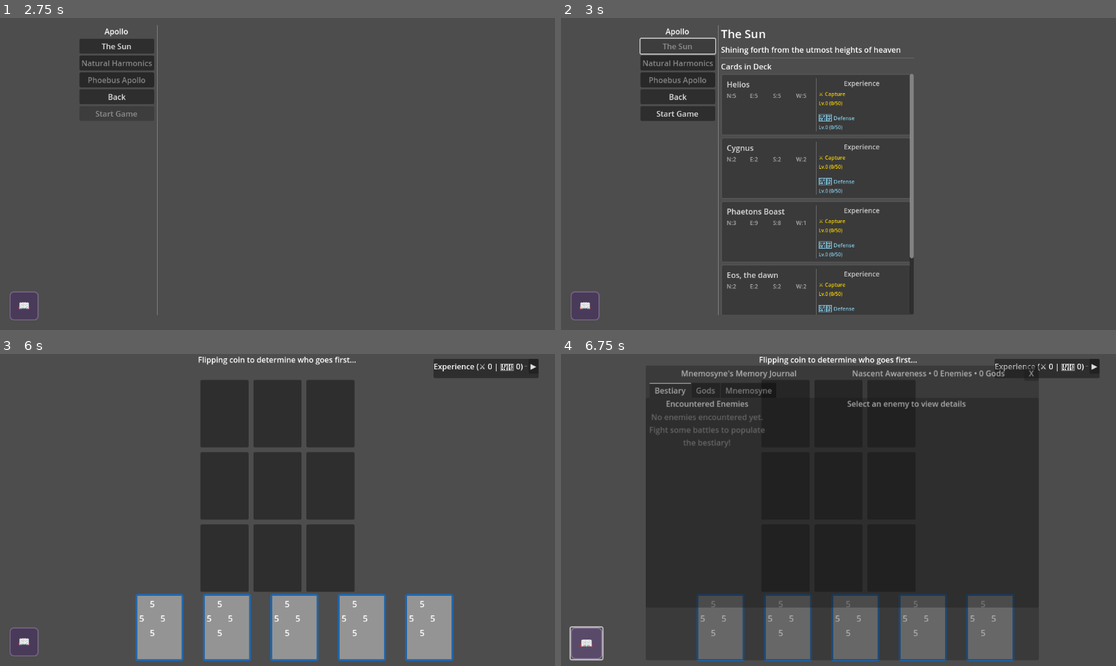
Above: before the commit, frames 1-4 (two rows, left to right).
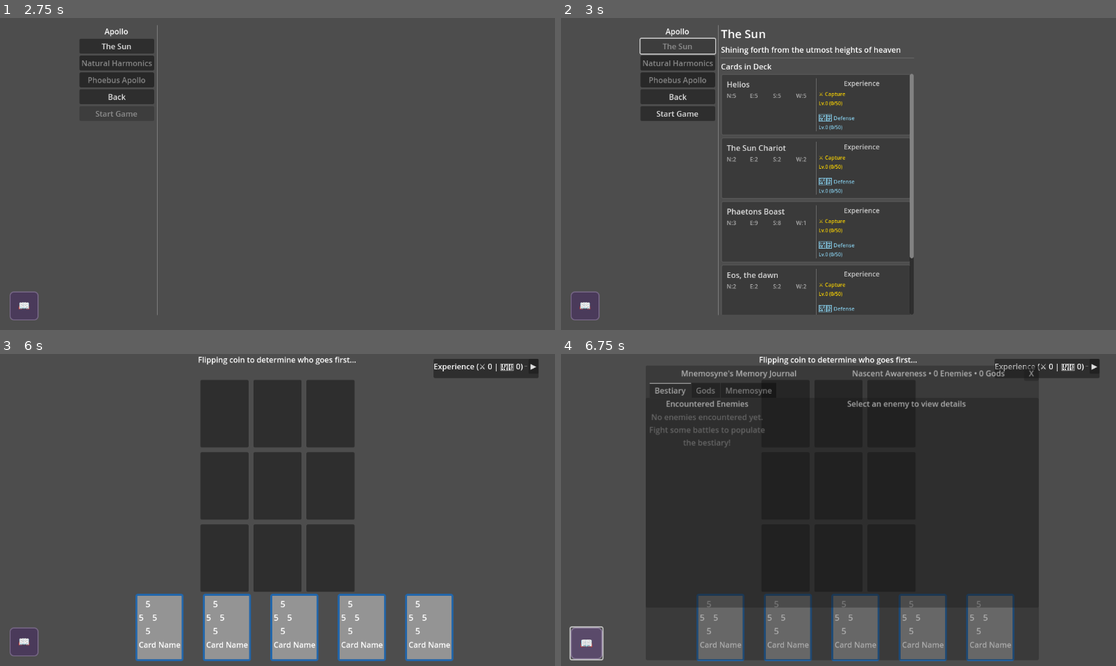
Above: after the commit, the same moments.

Repository: leslieharding/Mnemosyne
Game: Godot game, scene res://Scenes/MainMenu.tscn
The game is run twice, just before and just after one commit, with the same random seed, the same clock (stepped at 60 frames per second) and the same inputs.
Inputs:
- Up to frame 1 (2.75 s): click "New Game" at 0.5 s; click "New Game" at 1.25 s; click "Apollo" at 2 s
- Up to frame 2 (3 s): click "The Sun" at 2.75 s
- Up to frame 3 (6 s): click "Start Game" at 3.5 s; click "▶" at 4.25 s; click "▼" at 5 s; click "Battle Shadow Acolyte" at 5.75 s
- Up to frame 4 (6.75 s): click "📖" at 6.5 s

Frame 1 is identical in both runs. In frame 2, 0.1% of the frame differs, in the area x 29-41%, y 40-44%; in frame 3, 0.7%, in the area x 25-82%, y 79-95%; in frame 4, 0.6%.
Error in both runs: Invalid assignment of property or key 'text' with value of type 'String' on a base object of type 'null instance'. (res://Scripts/card_display.gd:58)

Commit message:
re added card name label

Diff:
--- a/Resources/Collections/Apollo.tres
+++ b/Resources/Collections/Apollo.tres
@@ -36,9 +36,9 @@
 
 [sub_resource type="Resource" id="Resource_w7xgs"]
 script = ExtResource("1_vqrrp")
-card_name = "Cygnus"
+card_name = "The Sun Chariot"
 values = Array[int]([2, 2, 2, 2])
-description = "Oh dont listen to him Phaeton"
+description = "Helios graces us with his presence"
 abilities = Array[ExtResource("2_cm1c1")]([SubResource("Resource_bj61k")])
 metadata/_custom_type_script = "uid://lhqcxql28o5c"
 
--- a/Scenes/CardDisplay.tscn
+++ b/Scenes/CardDisplay.tscn
@@ -35,57 +35,66 @@
 theme_override_constants/margin_right = 8
 theme_override_constants/margin_bottom = 8
 
-[node name="PowerDisplayContainer" type="VBoxContainer" parent="Panel/MarginContainer"]
-custom_minimum_size = Vector2(30, 30)
+[node name="VBoxContainer" type="VBoxContainer" parent="Panel/MarginContainer"]
+layout_mode = 2
+
+[node name="PowerDisplayContainer" type="VBoxContainer" parent="Panel/MarginContainer/VBoxContainer"]
+custom_minimum_size = Vector2(36, 36)
 layout_mode = 2
 size_flags_horizontal = 0
 size_flags_vertical = 0
 
-[node name="GridContainer" type="GridContainer" parent="Panel/MarginContainer/PowerDisplayContainer"]
+[node name="GridContainer" type="GridContainer" parent="Panel/MarginContainer/VBoxContainer/PowerDisplayContainer"]
 custom_minimum_size = Vector2(60, 60)
 layout_mode = 2
+theme_override_constants/h_separation = 2
+theme_override_constants/v_separation = 2
 columns = 3
 
-[node name="Label" type="Label" parent="Panel/MarginContainer/PowerDisplayContainer/GridContainer"]
-custom_minimum_size = Vector2(14, 14)
+[node name="Label" type="Label" parent="Panel/MarginContainer/VBoxContainer/PowerDisplayContainer/GridContainer"]
+custom_minimum_size = Vector2(6, 6)
 layout_mode = 2
 
-[node name="NorthPower" type="Label" parent="Panel/MarginContainer/PowerDisplayContainer/GridContainer"]
-custom_minimum_size = Vector2(18, 18)
+[node name="NorthPower" type="Label" parent="Panel/MarginContainer/VBoxContainer/PowerDisplayContainer/GridContainer"]
+custom_minimum_size = Vector2(12, 12)
 layout_mode = 2
 theme_override_font_sizes/font_size = 18
 text = "5"
 
-[node name="Label2" type="Label" parent="Panel/MarginContainer/PowerDisplayContainer/GridContainer"]
-custom_minimum_size = Vector2(14, 14)
+[node name="Label2" type="Label" parent="Panel/MarginContainer/VBoxContainer/PowerDisplayContainer/GridContainer"]
+custom_minimum_size = Vector2(6, 6)
 layout_mode = 2
 
-[node name="WestPower" type="Label" parent="Panel/MarginContainer/PowerDisplayContainer/GridContainer"]
-custom_minimum_size = Vector2(18, 18)
+[node name="WestPower" type="Label" parent="Panel/MarginContainer/VBoxContainer/PowerDisplayContainer/GridContainer"]
+custom_minimum_size = Vector2(12, 12)
 layout_mode = 2
 theme_override_font_sizes/font_size = 18
 text = "5"
 
-[node name="Label3" type="Label" parent="Panel/MarginContainer/PowerDisplayContainer/GridContainer"]
-custom_minimum_size = Vector2(10, 10)
+[node name="Label3" type="Label" parent="Panel/MarginContainer/VBoxContainer/PowerDisplayContainer/GridContainer"]
+custom_minimum_size = Vector2(6, 6)
 layout_mode = 2
 
-[node name="EastPower" type="Label" parent="Panel/MarginContainer/PowerDisplayContainer/GridContainer"]
-custom_minimum_size = Vector2(18, 18)
+[node name="EastPower" type="Label" parent="Panel/MarginContainer/VBoxContainer/PowerDisplayContainer/GridContainer"]
+custom_minimum_size = Vector2(12, 12)
 layout_mode = 2
 theme_override_font_sizes/font_size = 18
 text = "5"
 
-[node name="Label4" type="Label" parent="Panel/MarginContainer/PowerDisplayContainer/GridContainer"]
-custom_minimum_size = Vector2(14, 14)
+[node name="Label4" type="Label" parent="Panel/MarginContainer/VBoxContainer/PowerDisplayContainer/GridContainer"]
+custom_minimum_size = Vector2(6, 6)
 layout_mode = 2
 
-[node name="SouthPower" type="Label" parent="Panel/MarginContainer/PowerDisplayContainer/GridContainer"]
-custom_minimum_size = Vector2(18, 18)
+[node name="SouthPower" type="Label" parent="Panel/MarginContainer/VBoxContainer/PowerDisplayContainer/GridContainer"]
+custom_minimum_size = Vector2(12, 12)
 layout_mode = 2
 theme_override_font_sizes/font_size = 18
 text = "5"
 
-[node name="Label5" type="Label" parent="Panel/MarginContainer/PowerDisplayContainer/GridContainer"]
-custom_minimum_size = Vector2(14, 14)
+[node name="Label5" type="Label" parent="Panel/MarginContainer/VBoxContainer/PowerDisplayContainer/GridContainer"]
+custom_minimum_size = Vector2(6, 6)
 layout_mode = 2
+
+[node name="CardNameLabel" type="Label" parent="Panel/MarginContainer/VBoxContainer"]
+layout_mode = 2
+text = "Card Name"
